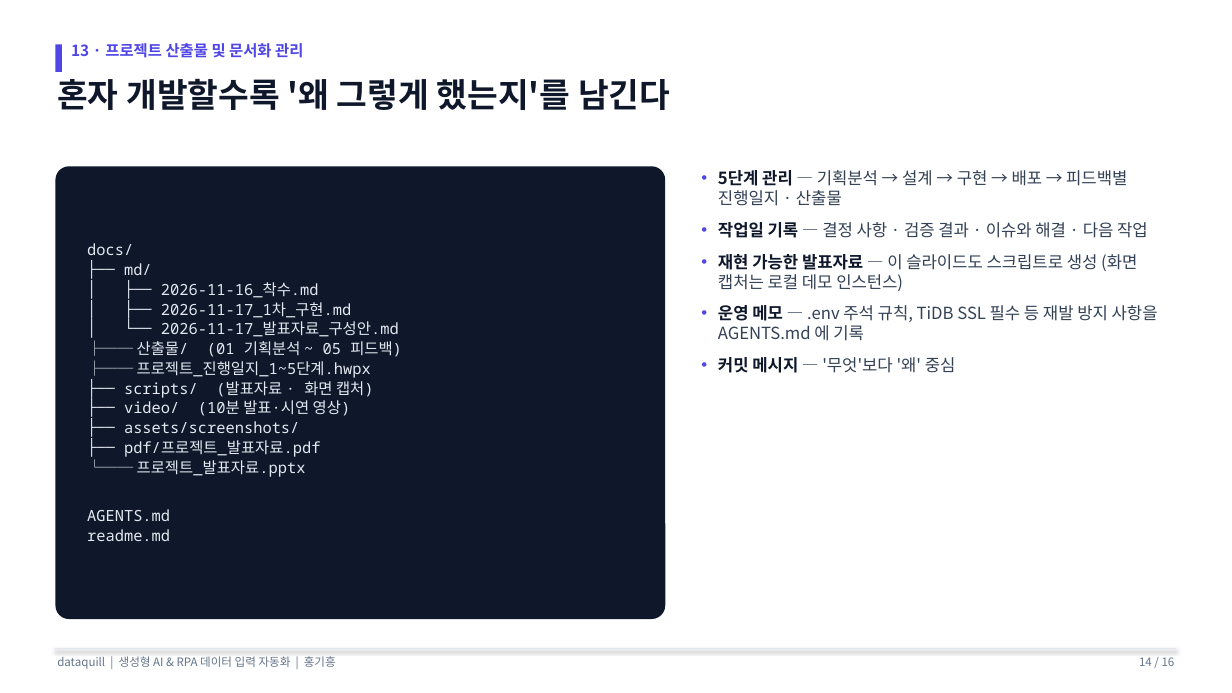
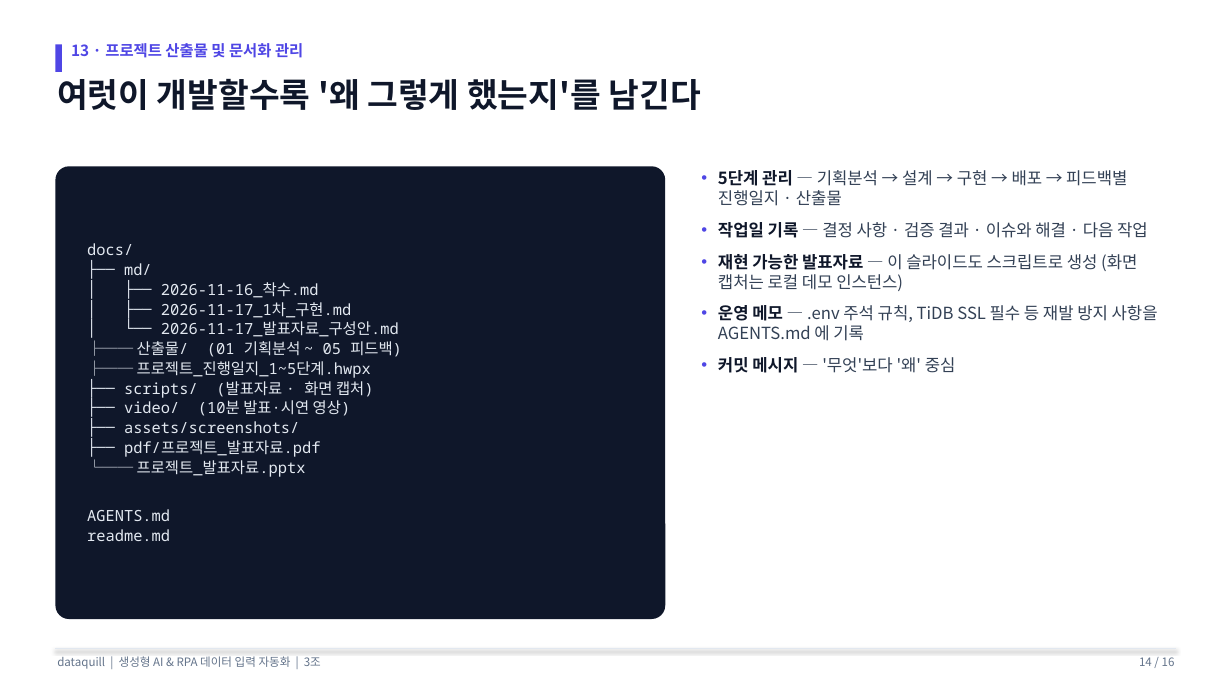
Before and after one commit to fsclass-n/datapick, a slide deck: slide 14 of docs/프로젝트_발표자료.pptx. Drawn at 1232x693 pixels with LibreOffice and Linux fonts; fonts in the diff are those of the drawing. Boxes give left, top, right and bottom in pixels: in the first picture for what was removed or moved away, otherwise in the second. Text is boxed around its words. In the diff, an @@ line names an element or a change of style, - is before the commit and + after.

```diff
--- a/docs/프로젝트_발표자료.pptx
+++ b/docs/프로젝트_발표자료.pptx
@@ text at [57,79,701,110]: text changed @@
-혼자 개발할수록 '왜 그렇게 했는지'를 남긴다
+여럿이 개발할수록 '왜 그렇게 했는지'를 남긴다
@@ text at [57,656,321,669]: text changed @@
-dataquill | 생성형 AI & RPA 데이터 입력 자동화 | 홍기흥
+dataquill | 생성형 AI & RPA 데이터 입력 자동화 | 3조
```
Also in this commit, not shown: 15 other slides changed, 36 other files.
